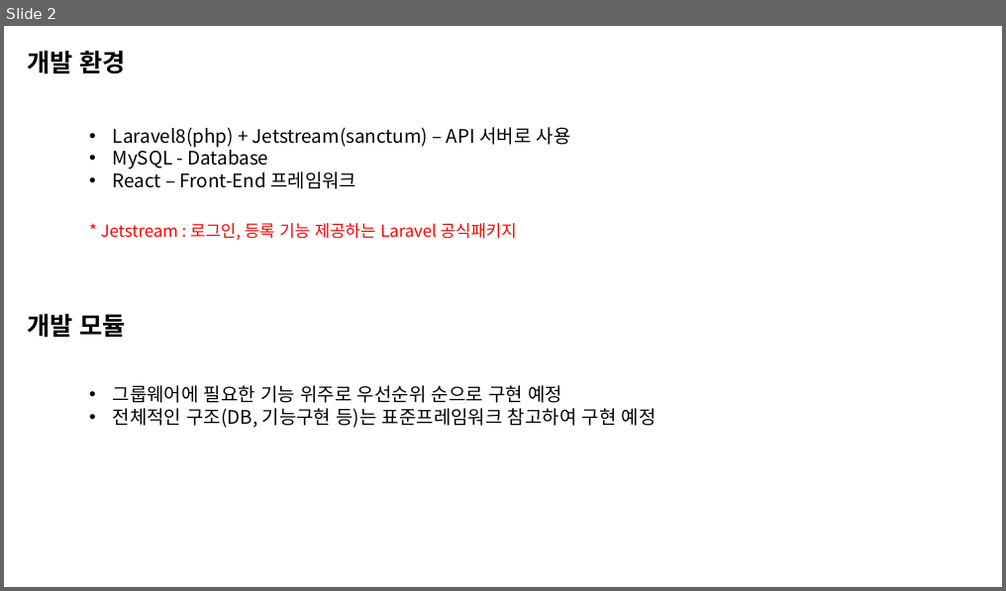
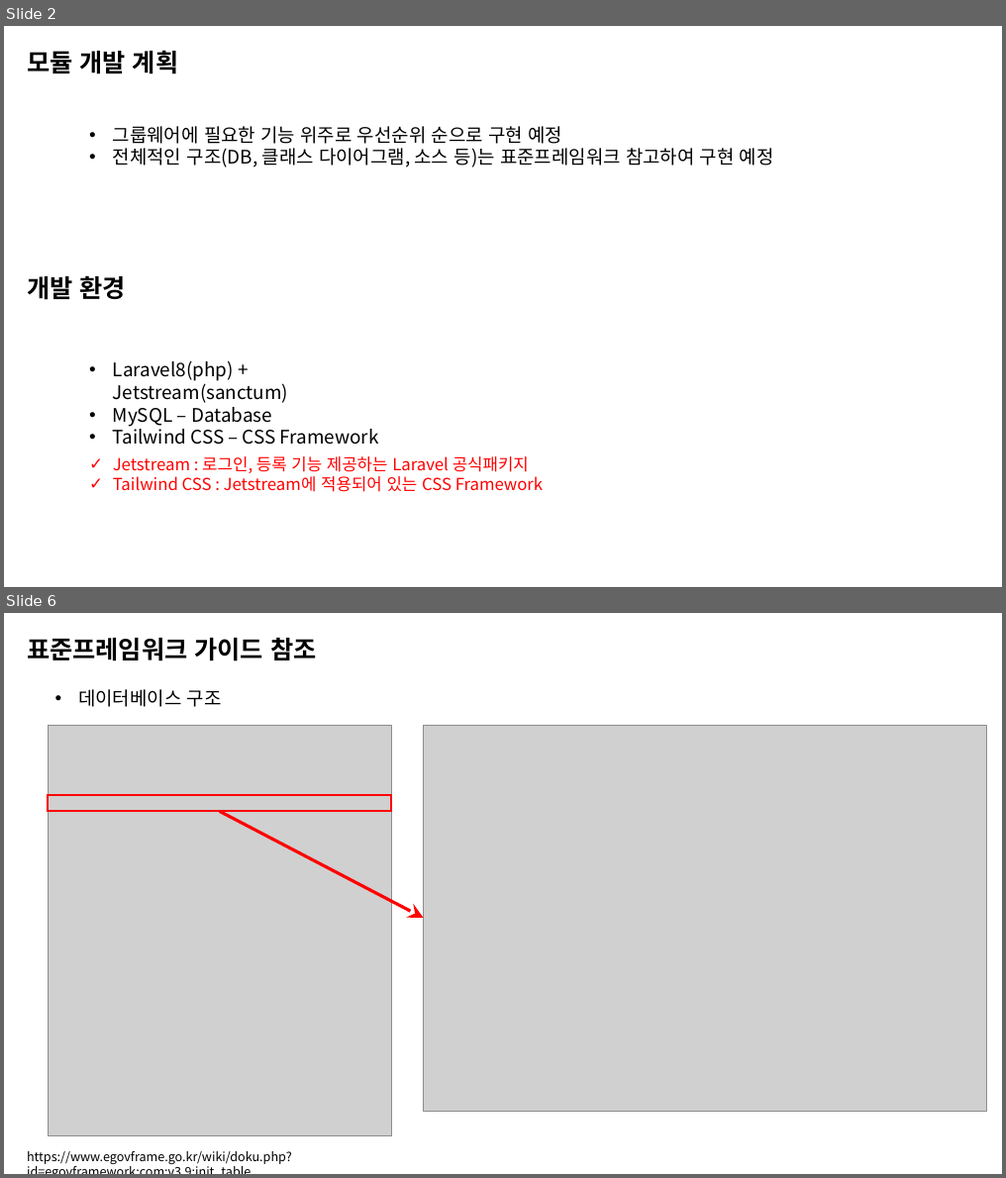
Before and after one commit to ryong890314/laravel-component, a slide deck: doc/Laravel 모듈 개발기획안.pptx. Shown one above the other, each under a label of ours: slide 2 before the commit, slides 2 and 6 after it; the slides between them are not shown. The pictures are 1006x591 and 1006x1178 pixels, drawn with LibreOffice and Linux fonts; fonts in the diff are those of the drawing; grey boxes stand for pictures. Boxes give left, top, right and bottom in pixels: in the first picture for what was removed or moved away, otherwise in the second. Text is boxed around its words. In the diff, an @@ line names an element or a change of style, - is before the commit and + after.

```diff
--- a/doc/Laravel 모듈 개발기획안.pptx
+++ b/doc/Laravel 모듈 개발기획안.pptx
@@ slide 6 added at box(4, 613, 1002, 1174), background #FFFFFF @@
@@ text added at box(27, 637, 316, 662), 24 pt, text #000000, bold @@
+표준프레임워크 가이드 참조
@@ text added at box(78, 689, 222, 707), 18 pt, text #000000 @@
+• 데이터베이스 구조
@@ picture added at box(48, 725, 391, 1137) @@
@@ picture added at box(423, 725, 987, 1111) @@
@@ rectangle added at box(48, 796, 391, 811), outline #FF0000 2.25 pt @@
@@ arrow added from (220, 811) to (423, 918), #FF0000 3 pt @@
@@ text added at box(27, 1152, 292, 1164), 12 pt, text #000000 @@
+https://www.egovframe.go.kr/wiki/doku.php?id=egovframework:com:v3.9:init_table
@@ slide 2 changed as well @@
@@ text at box(27, 50, 178, 75): text changed @@
-개발 모듈
+모듈 개발 계획
@@ text "그룹웨어에 필요한 기능 위주로 우선순위 ...": place and size @@
-text "그룹웨어에 필요한 기능 위주로 우선순위 ..." at box(113, 385, 656, 428)
+text "그룹웨어에 필요한 기능 위주로 우선순위 ..." at box(113, 126, 774, 168)
@@ text at box(113, 148, 774, 168): text changed @@
-• 전체적인 구조(DB, 기능구현 등)는 표준프레임워크 참고하여 구현 예정
+• 전체적인 구조(DB, 클래스 다이어그램, 소스 등)는 표준프레임워크 참고하여 구현 예정
@@ text "개발 환경": place and size @@
-text "개발 환경" at box(27, 50, 126, 75)
+text "개발 환경" at box(27, 275, 126, 300)
@@ text at box(113, 361, 379, 445): text changed @@
-• Laravel8(php) + Jetstream(sanctum) – API 서버로 사용
-• MySQL - Database
-• React – Front-End 프레임워크
+• Laravel8(php) + Jetstream(sanctum)
+• MySQL – Database
+• Tailwind CSS – CSS Framework
@@ text at box(113, 457, 543, 492): text changed @@
-* Jetstream : 로그인, 등록 기능 제공하는 Laravel 공식패키지
+✓ Jetstream : 로그인, 등록 기능 제공하는 Laravel 공식패키지
+✓ Tailwind CSS : Jetstream에 적용되어 있는 CSS Framework
```
Also in this commit, not shown: 1 other slide changed, 3 other slides added, 2 slides removed.
